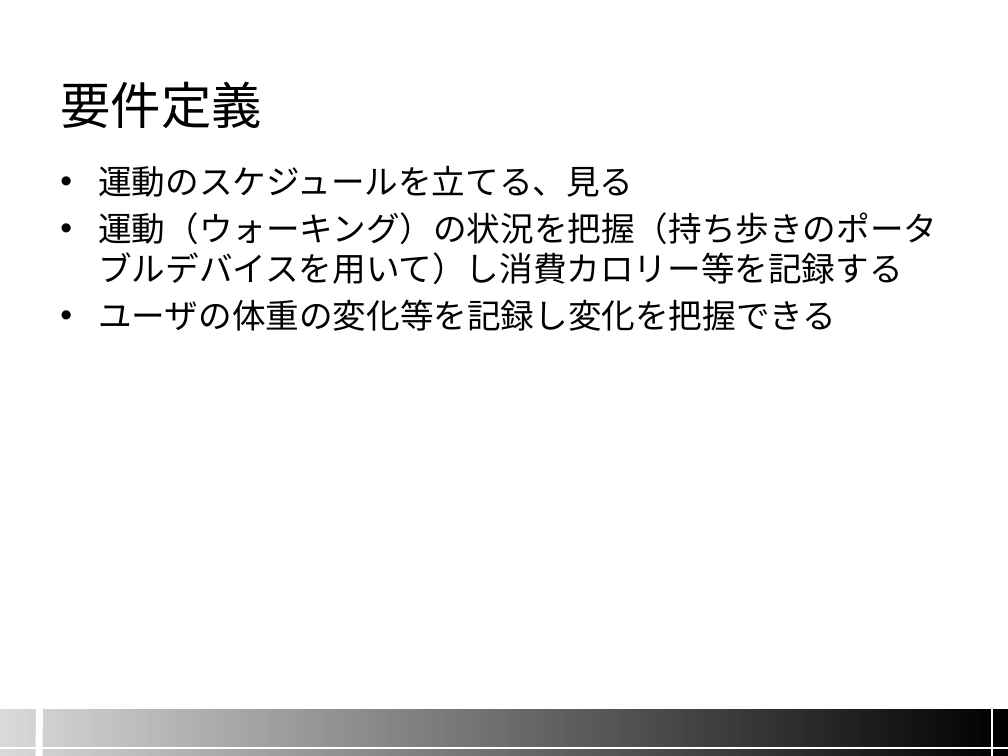
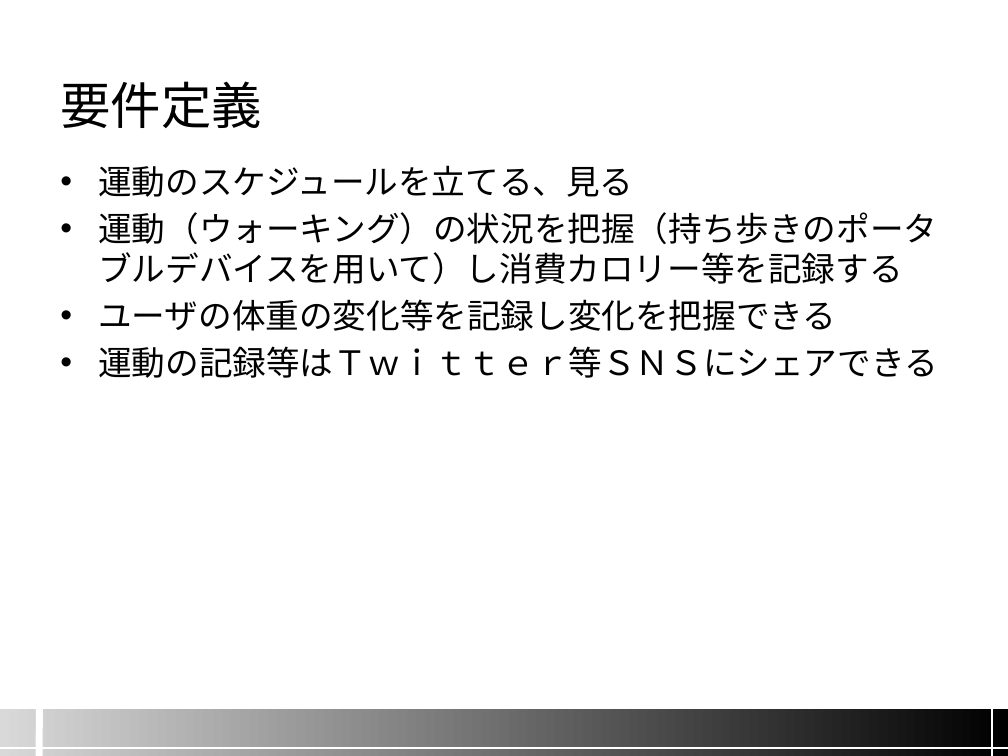
Before and after one commit to namazu510/team-a, a slide deck: slide 2 of require_definition/01.要件定義書.pptx. Drawn at 1008x756 pixels with LibreOffice and Linux fonts; fonts in the diff are those of the drawing; background and template pictures are left out. Boxes give left, top, right and bottom in pixels: in the first picture for what was removed or moved away, otherwise in the second. Text is boxed around its words. In the diff, an @@ line names an element or a change of style, - is before the commit and + after.

Commit message:
modify require_definition ppt

```diff
--- a/require_definition/01.要件定義書.pptx
+++ b/require_definition/01.要件定義書.pptx
@@ text at (98,346,937,378): paragraph added @@
+• 運動の記録等はＴｗｉｔｔｅｒ等ＳＮＳにシェアできる
```
